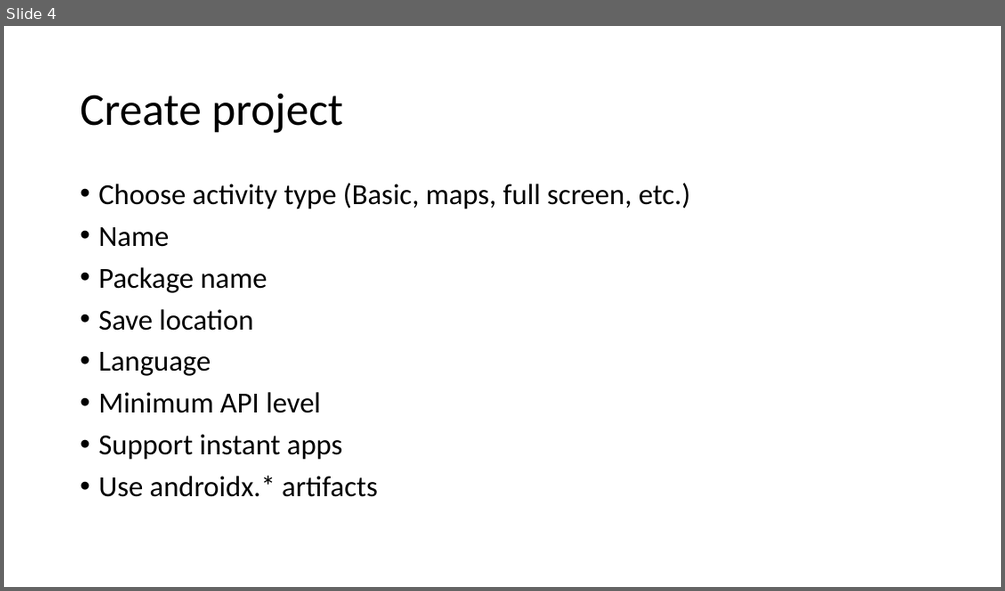
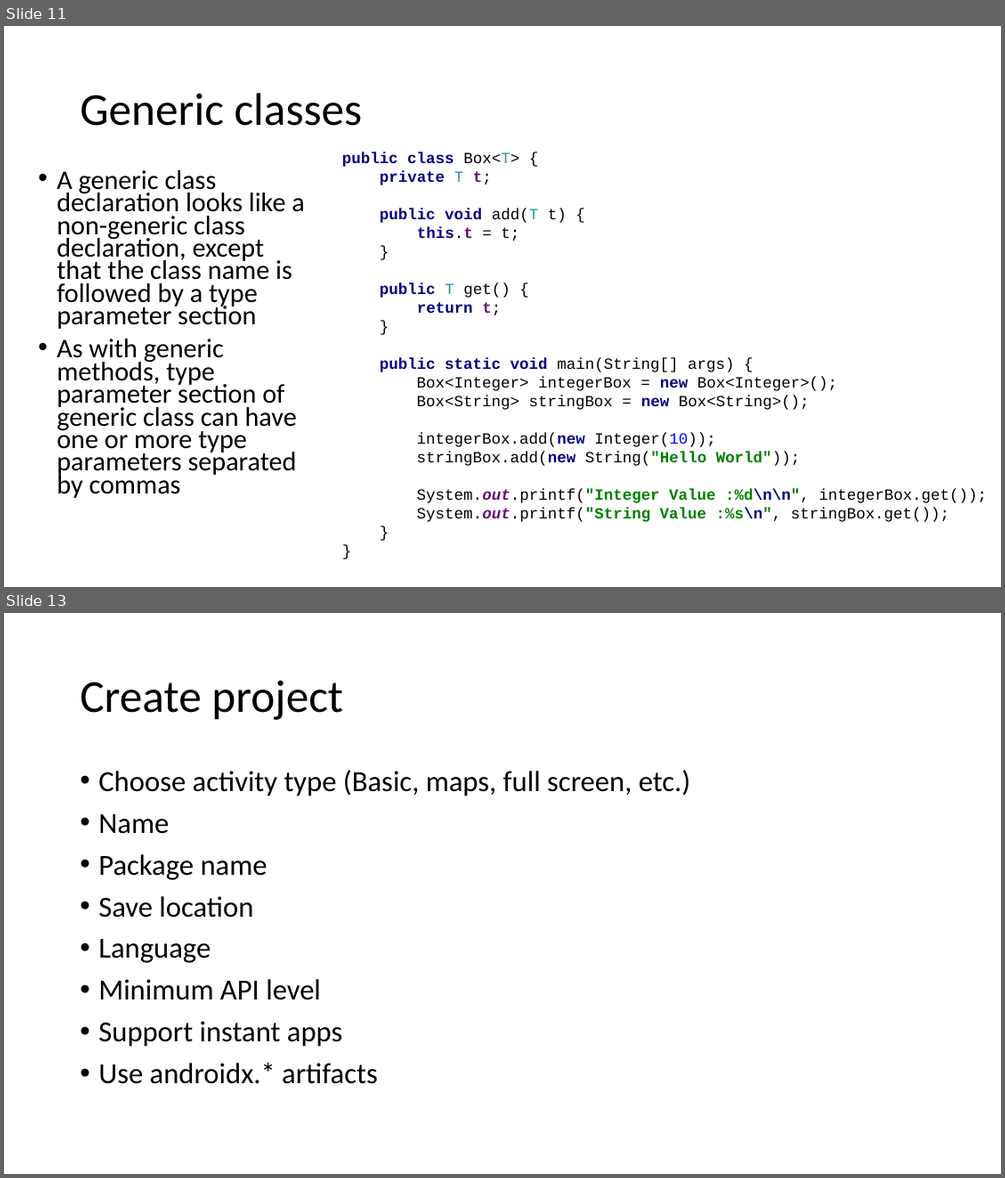
Before and after one commit to russellu/cs230, a slide deck: Lecture_HelloWorld.pptx. Shown one above the other, each under a label of ours: slide 4 before the commit, slides 11 and 13 after it; the slides between them are not shown. The pictures are 1005x591 and 1005x1178 pixels, drawn with LibreOffice and Linux fonts; fonts in the diff are those of the drawing. Boxes give left, top, right and bottom in pixels: in the first picture for what was removed or moved away, otherwise in the second. Text is boxed around its words. In the diff, an @@ line names an element or a change of style, - is before the commit and + after.

```diff
--- a/Lecture_HelloWorld.pptx
+++ b/Lecture_HelloWorld.pptx
@@ slide 11 added at (x1=4, y1=26, x2=1001, y2=587), background #FFFFFF @@
@@ title added at (x1=80, y1=93, x2=363, y2=126), 44 pt, text #000000 @@
+Generic classes
@@ text added at (x1=342, y1=152, x2=987, y2=522), 15 pt, text #000000 @@
+public class Box<T> {
+private T t;
+public void add(T t) {
+this.t = t;
+}
+public T get() {
+return t;
+}
+public static void main(String[] args) {
+Box<Integer> integerBox = new Box<Integer>();
+Box<String> stringBox = new Box<String>();
+integerBox.add(new Integer(10));
+stringBox.add(new String("Hello World"));
+System.out.printf("Integer Value :%d\n\n", integerBox.get());
+System.out.printf("String Value :%s\n", stringBox.get());
+}
+}
@@ text added at (x1=57, y1=170, x2=304, y2=498), 25.9 pt, text #000000 @@
+• A generic class declaration looks like a non-generic class declaration, except that the class name is followed by a type parameter section
+• As with generic methods, type parameter section of generic class can have one or more type parameters separated by commas
@@ what was slide 4 is now slide 13 @@
```
Also in this commit, not shown: 4 slides changed, 12 other slides added, 10 slides removed, 3 other files.
